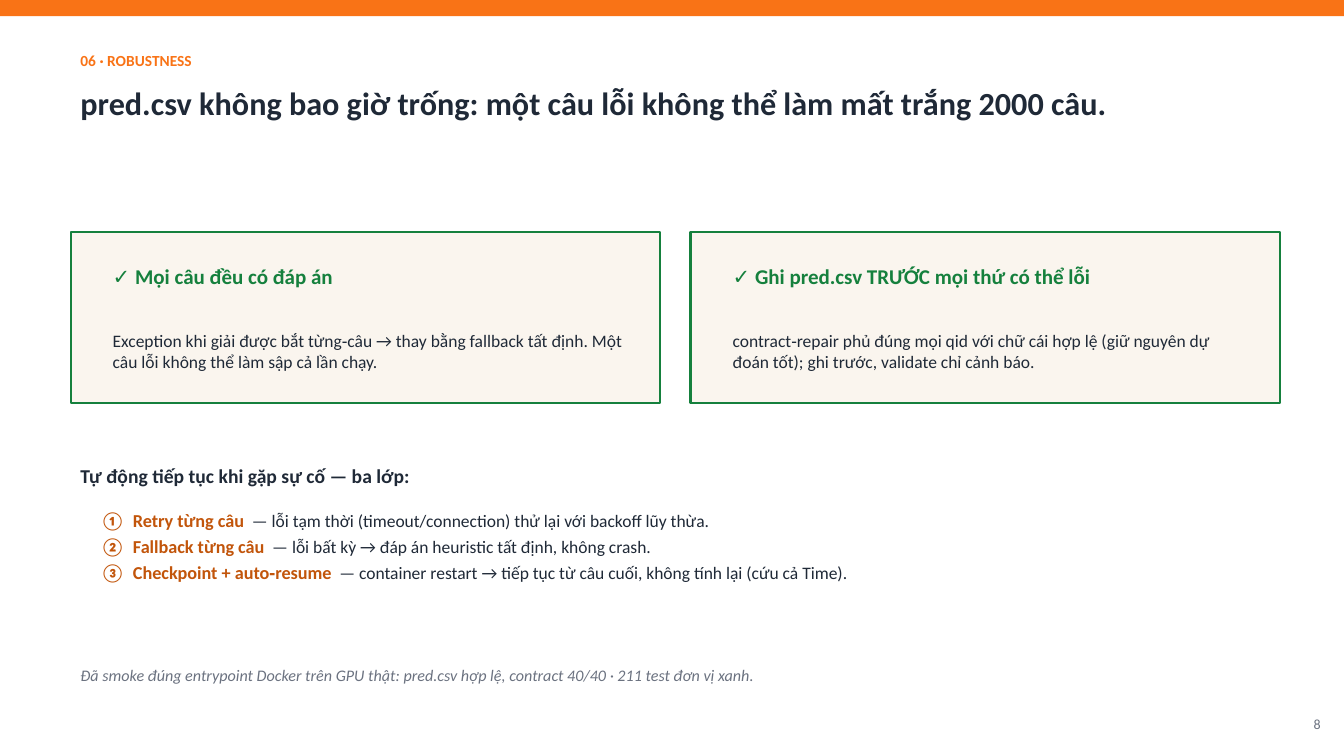
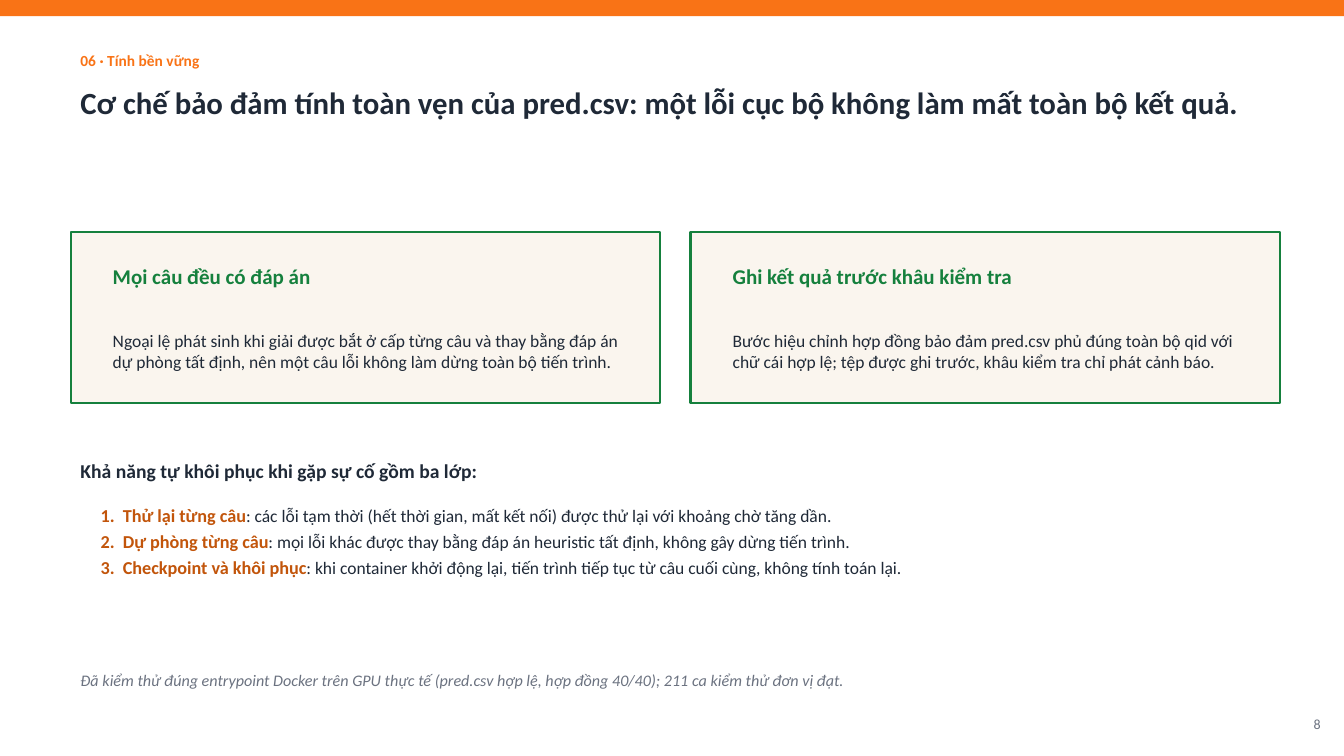
Before and after one commit to meiiie/bang_c, a slide deck: slide 8 of docs/Neko-Core-Thuyet-minh-phuong-phap.pptx. Drawn at 1344x756 pixels with LibreOffice and Linux fonts; fonts in the diff are those of the drawing. Boxes give left, top, right and bottom in pixels: in the first picture for what was removed or moved away, otherwise in the second. Text is boxed around its words. In the diff, an @@ line names an element or a change of style, - is before the commit and + after.

```diff
--- a/docs/Neko-Core-Thuyet-minh-phuong-phap.pptx
+++ b/docs/Neko-Core-Thuyet-minh-phuong-phap.pptx
@@ text at <box>80,54,199,69</box>: text changed @@
-06 · ROBUSTNESS
+06 · Tính bền vững
@@ text at <box>80,88,1237,120</box>: text changed; size 23 to 22 pt @@
-pred.csv không bao giờ trống: một câu lỗi không thể làm mất trắng 2000 câu.
+Cơ chế bảo đảm tính toàn vẹn của pred.csv: một lỗi cục bộ không làm mất toàn bộ kết quả.
@@ text at <box>113,268,618,371</box>: text changed @@
-✓ Mọi câu đều có đáp án
-Exception khi giải được bắt từng‑câu → thay bằng fallback tất định. Một câu lỗi không thể làm sập cả lần chạy.
+Mọi câu đều có đáp án
+Ngoại lệ phát sinh khi giải được bắt ở cấp từng câu và thay bằng đáp án dự phòng tất định, nên một câu lỗi không làm dừng toàn bộ tiến trình.
@@ text at <box>733,267,1233,371</box>: text changed @@
-✓ Ghi pred.csv TRƯỚC mọi thứ có thể lỗi
-contract‑repair phủ đúng mọi qid với chữ cái hợp lệ (giữ nguyên dự đoán tốt); ghi trước, validate chỉ cảnh báo.
+Ghi kết quả trước khâu kiểm tra
+Bước hiệu chỉnh hợp đồng bảo đảm pred.csv phủ đúng toàn bộ qid với chữ cái hợp lệ; tệp được ghi trước, khâu kiểm tra chỉ phát cảnh báo.
@@ text at <box>80,463,477,482</box>: text changed @@
-Tự động tiếp tục khi gặp sự cố — ba lớp:
+Khả năng tự khôi phục khi gặp sự cố gồm ba lớp:
@@ text at <box>101,508,902,577</box>: text changed @@
-① Retry từng câu — lỗi tạm thời (timeout/connection) thử lại với backoff lũy thừa.
-② Fallback từng câu — lỗi bất kỳ → đáp án heuristic tất định, không crash.
-③ Checkpoint + auto‑resume — container restart → tiếp tục từ câu cuối, không tính lại (cứu cả Time).
+1. Thử lại từng câu: các lỗi tạm thời (hết thời gian, mất kết nối) được thử lại với khoảng chờ tăng dần.
+2. Dự phòng từng câu: mọi lỗi khác được thay bằng đáp án heuristic tất định, không gây dừng tiến trình.
+3. Checkpoint và khôi phục: khi container khởi động lại, tiến trình tiếp tục từ câu cuối cùng, không tính toán lại.
@@ text at <box>80,673,844,689</box>: text changed @@
-Đã smoke đúng entrypoint Docker trên GPU thật: pred.csv hợp lệ, contract 40/40 · 211 test đơn vị xanh.
+Đã kiểm thử đúng entrypoint Docker trên GPU thực tế (pred.csv hợp lệ, hợp đồng 40/40); 211 ca kiểm thử đơn vị đạt.
```
Also in this commit, not shown: 12 other slides changed, 1 other file.
